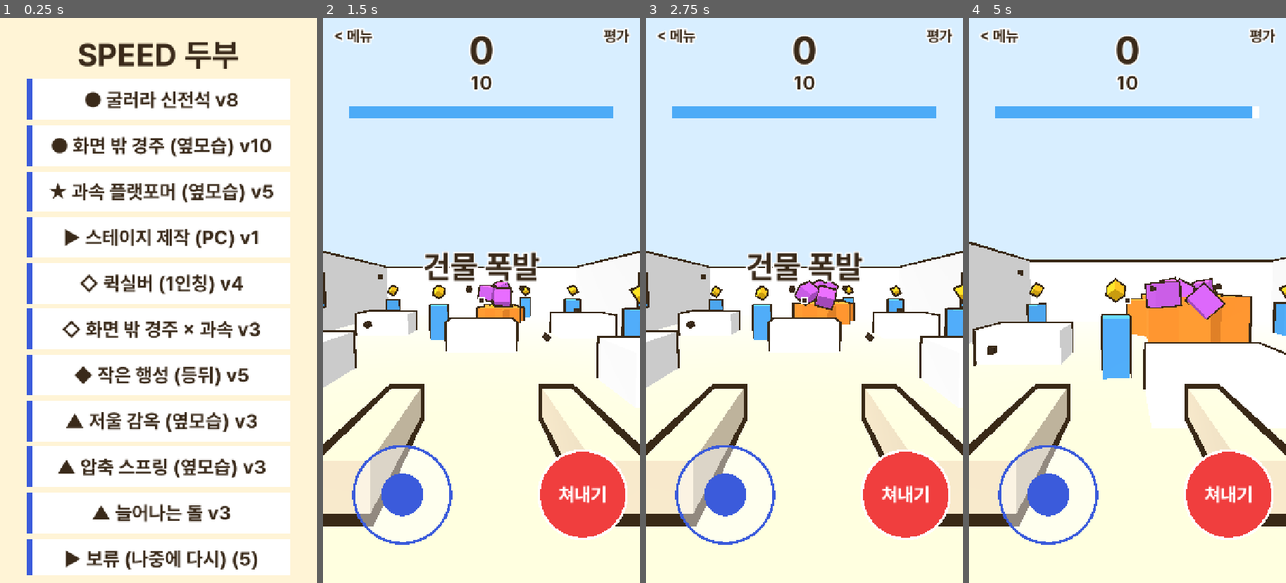
Above: before the commit, frames 1-4 (left to right).
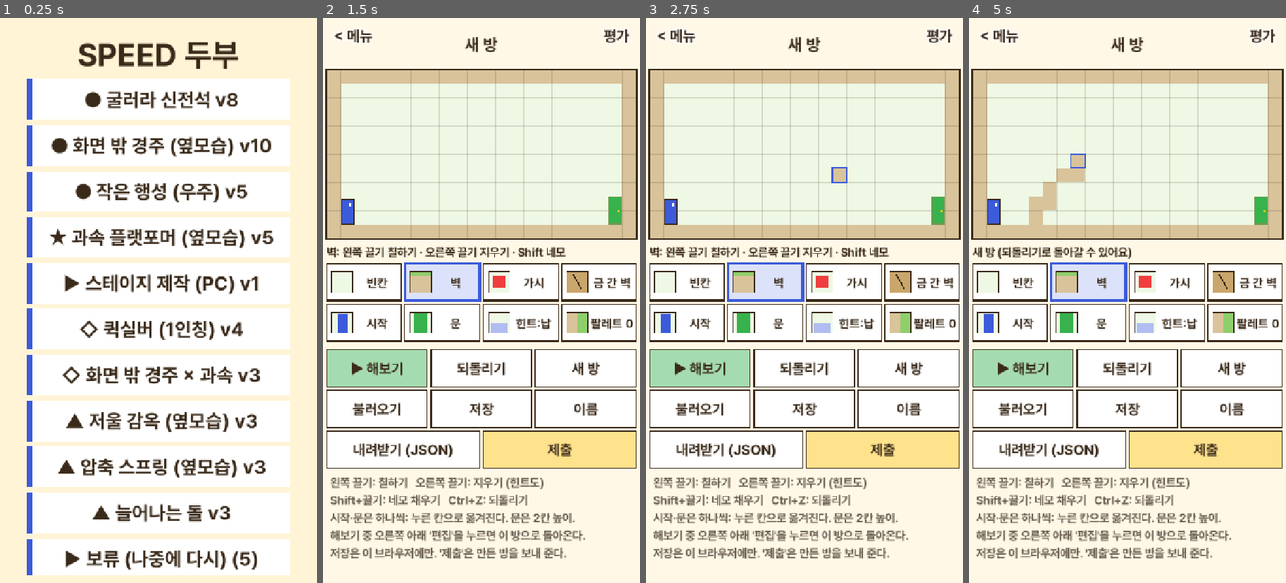
Above: after the commit, the same moments.

Repository: innollia/pai-games
Game: Godot game, scene res://main.tscn
Two runs of this game, one before a commit and one after it. Both use one fixed random seed, a clock stepped at 60 frames per second and the inputs below.
Inputs (mouse positions are in pixels of both pictures, inside the frame that each line leads up to):
- Up to frame 1 (0.25 s): no input
- Up to frame 2 (1.5 s): tap Enter at 0.5 s; move the mouse to (551, 272) at 0.52 s; tap Z at 0.6 s; click (551, 272) at 0.67 s; tap Space at 1.25 s; drag from (418, 328) to (465, 413) at 1.27 s
- Up to frame 3 (2.75 s): move the mouse to (836, 176) at 2.02 s; tap Z at 2.1 s; click (836, 176) at 2.17 s
- Up to frame 4 (5 s): drag from (1111, 413) to (1032, 215) at 2.77 s; move the mouse to (1222, 385) at 3.52 s; tap Z at 3.6 s; click (1222, 385) at 3.67 s; drag from (1032, 215) to (1079, 159) at 4.27 s

The runs differ from the first frame. In frame 1, 6.2% of the frame differs, in the area x 15-87%, y 29-66%; in frame 2, 78%; in frame 3, 78%; in frame 4, 79%, in the area x 0-100%, y 0-96%.

Commit message:
SPEED 두부 메뉴: 작은 행성을 ● 묶음으로, 단독판 tiny_planet으로 연결(?from=tofu)
Co-Authored-By: Claude Opus 5.5 <noreply@anthropic.com>

Diff:
--- a/games/speed_tofu/main.gd
+++ b/games/speed_tofu/main.gd
@@ -5,6 +5,7 @@
 	# ● 제출준비작 (v5를 넘긴 게임: 아트 스타일 확정 + Codex 담당)
 	["boulder", "● 굴러라 신전석"],
 	["screenrace", "● 화면 밖 경주 (옆모습)"],
+	["tinyplanet", "● 작은 행성 (우주)"],
 	# 합격 (10/30 판정)
 	["overpower", "★ 과속 플랫포머 (옆모습)"],
 	["overpower_edit", "▶ 스테이지 제작 (PC)"],
@@ -12,7 +13,6 @@
 	["quicksilver_fp", "◇ 퀵실버 (1인칭)"],
 	["screenrace_over", "◇ 화면 밖 경주 × 과속"],
 	# 메모 2차 7 (설계서 먼저 쓰고 첫 조각만 구현)
-	["tinyplanet", "◆ 작은 행성 (등뒤)"],
 	# 3세대 (유전 알고리즘: 평가 적합도 + Codex 아이디어 + 교배)
 	["scale_prison", "▲ 저울 감옥 (옆모습)"],
 	["compress", "▲ 압축 스프링 (옆모습)"],
@@ -101,7 +101,7 @@
 const FOLDER2 := "__dropped2"  # 2차 폐기 폴더
 const FOLDER3 := "__hold"  # 보류 폴더
 # 제출준비작이 단독 프로젝트로 나가면 메뉴는 그 단독판 주소로 보낸다(웹에서만). 전담 세션이 여기에 한 줄 추가한다
-const STANDALONE := {"boulder": "../../shrine_stone/web/?from=tofu", "screenrace": "../../off_screen/web/?from=tofu"}
+const STANDALONE := {"boulder": "../../shrine_stone/web/?from=tofu", "screenrace": "../../off_screen/web/?from=tofu", "tinyplanet": "../../tiny_planet/web/?from=tofu"}
 const UP := "__up"
 const IDEA := "__idea"  # 맨 아래 "아이디어 제출하기" -> window.prompt -> Firestore tofu_ideas (tools/tofu_fb.js)
 const INK := Color("3a2a1a")
Not shown, changed: games/speed_tofu/ver.txt
Not shown, changed: games/speed_tofu/web/index.html
Not shown, changed: games/speed_tofu/web/index.pck
